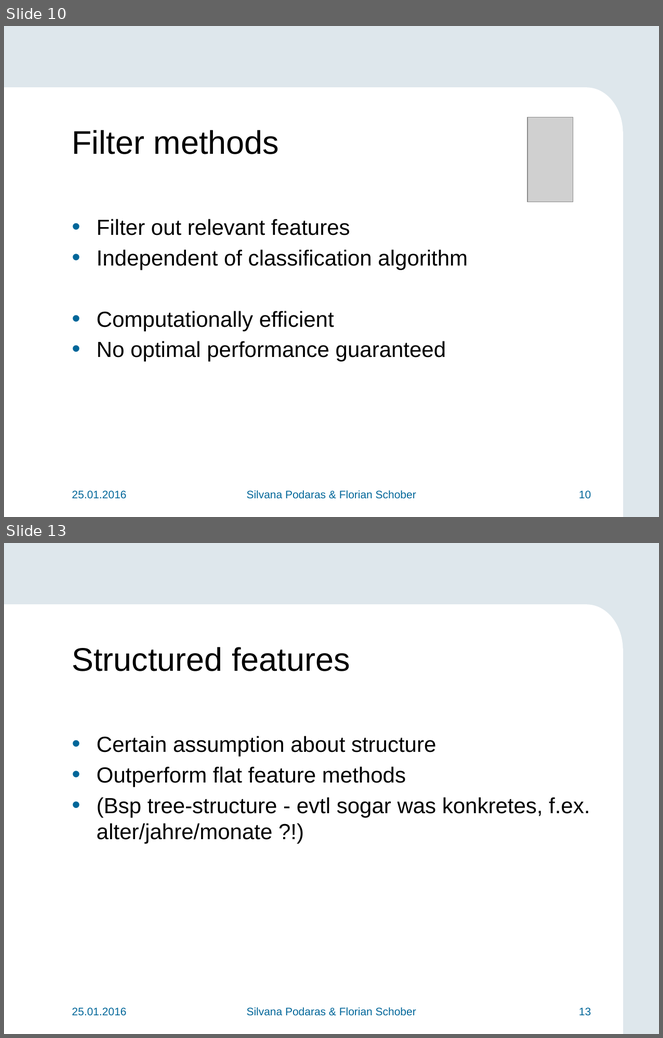
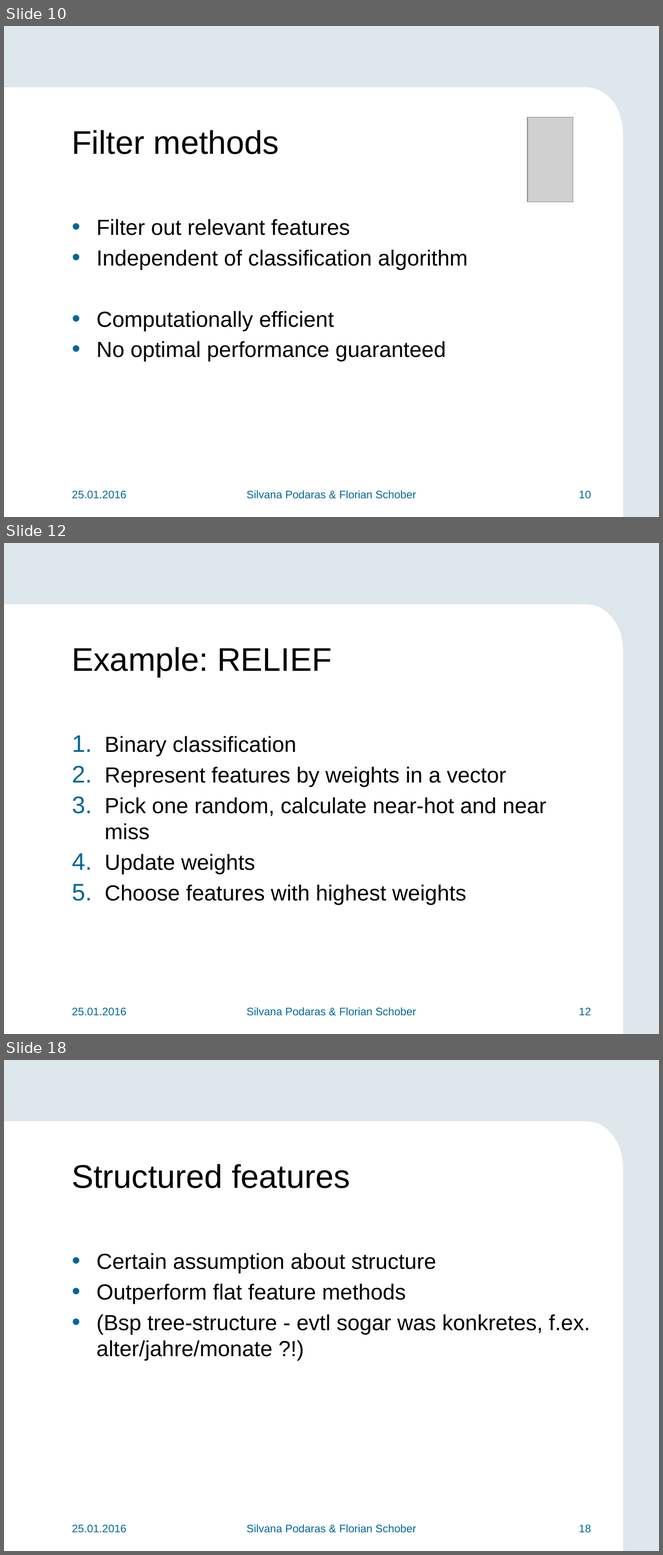
Before and after one commit to teretrus/VisSeminar, a slide deck: presentation/Presentation.pptx. Shown one above the other, each under a label of ours: slides 10 and 13 before the commit, slides 10, 12 and 18 after it; the slides between them are not shown. The pictures are 663x1038 and 663x1555 pixels, drawn with LibreOffice and Linux fonts; fonts in the diff are those of the drawing; grey boxes stand for pictures; background and template pictures are left out. Boxes give left, top, right and bottom in pixels: in the first picture for what was removed or moved away, otherwise in the second. Text is boxed around its words. In the diff, an @@ line names an element or a change of style, - is before the commit and + after.

Commit message:
praesentation 1st version  silvana

```diff
--- a/presentation/Presentation.pptx
+++ b/presentation/Presentation.pptx
@@ slide 12 added at bbox=[4, 543, 659, 1034], background #DEE7EC; not listed: 3 template elements that a slide beside it also shows @@
@@ title added at bbox=[72, 647, 332, 677], 36 pt, text #000000 @@
+Example: RELIEF
@@ text added at bbox=[105, 736, 546, 905], 24 pt, text #000000 @@
+1. Binary classification
+2. Represent features by weights in a vector
+3. Pick one random, calculate near-hot and near miss
+4. Update weights
+5. Choose features with highest weights
@@ text added at bbox=[72, 1008, 127, 1016], 12 pt, text #006699 @@
+25.01.2016
@@ text added at bbox=[247, 1007, 416, 1016], 12 pt, text #006699 @@
+Silvana Podaras & Florian Schober
@@ page number added at bbox=[579, 1008, 591, 1016], 12 pt, text #006699 @@
+12
@@ what was slide 13 is now slide 18 @@
@@ page number at bbox=[579, 1525, 591, 1533]: text changed @@
-13
+18
```
Also in this commit, not shown: 2 slides changed, 4 other slides added.
